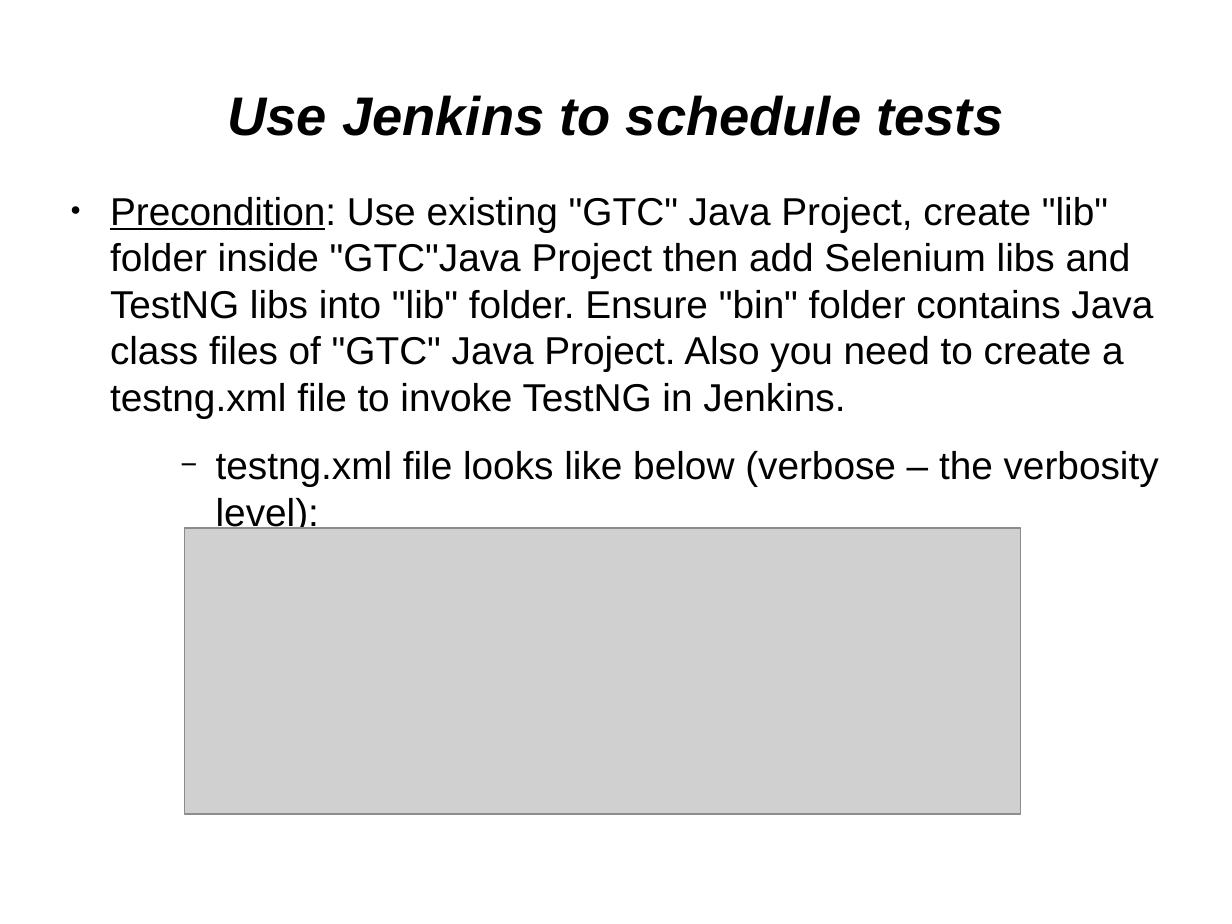
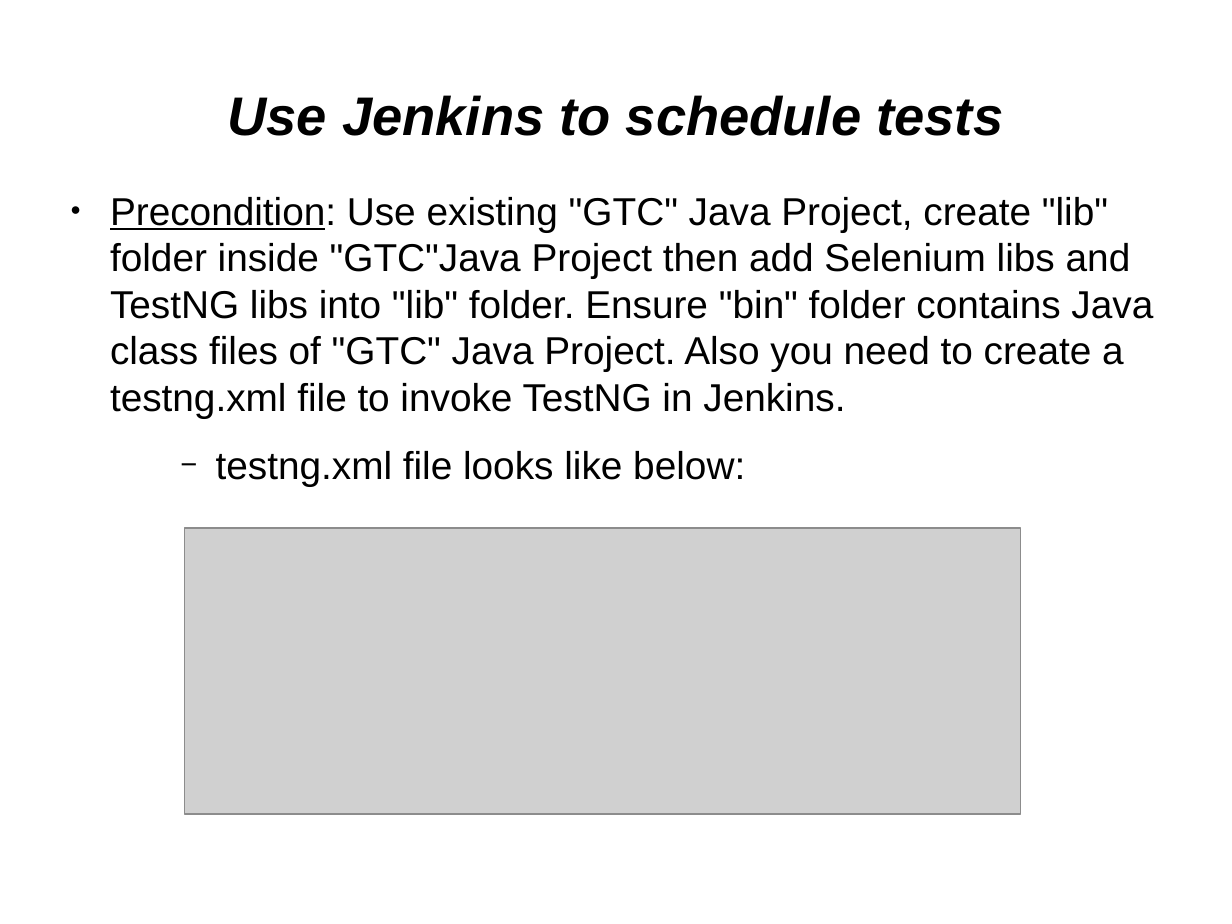
Before and after one commit to kirol/selenium, a slide deck: slide 23 of Selenium & Testops.odp. Drawn at 1232x924 pixels with LibreOffice and Linux fonts; fonts in the diff are those of the drawing; grey boxes stand for pictures. Boxes give left, top, right and bottom in pixels: in the first picture for what was removed or moved away, otherwise in the second. Text is boxed around its words. In the diff, an @@ line names an element or a change of style, - is before the commit and + after.

```diff
--- a/Selenium & Testops.odp
+++ b/Selenium & Testops.odp
@@ text at box(216, 451, 745, 487): text changed @@
-    − testng.xml file looks like below (verbose – the verbosity level):
+    − testng.xml file looks like below:
```
Also in this commit, not shown: 5 other slides changed, 3 slides added, 2 slides removed, 5 other files.
